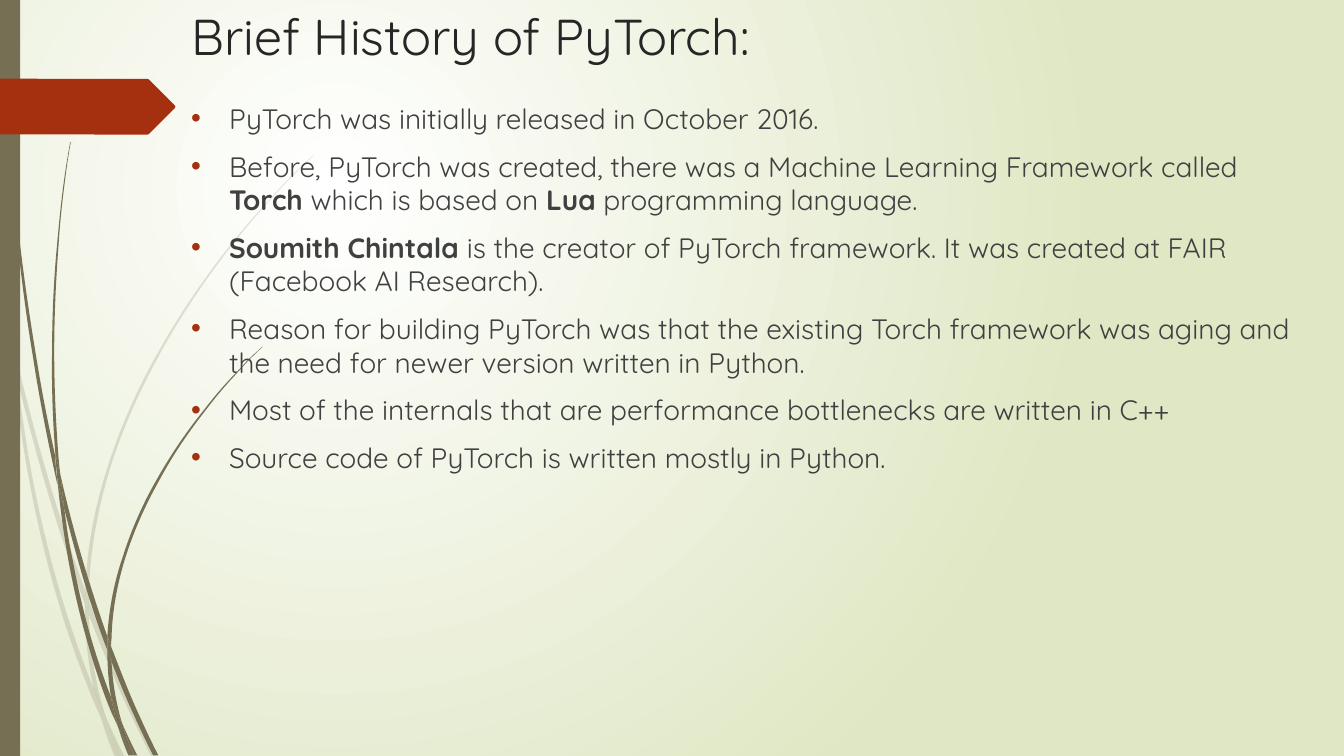
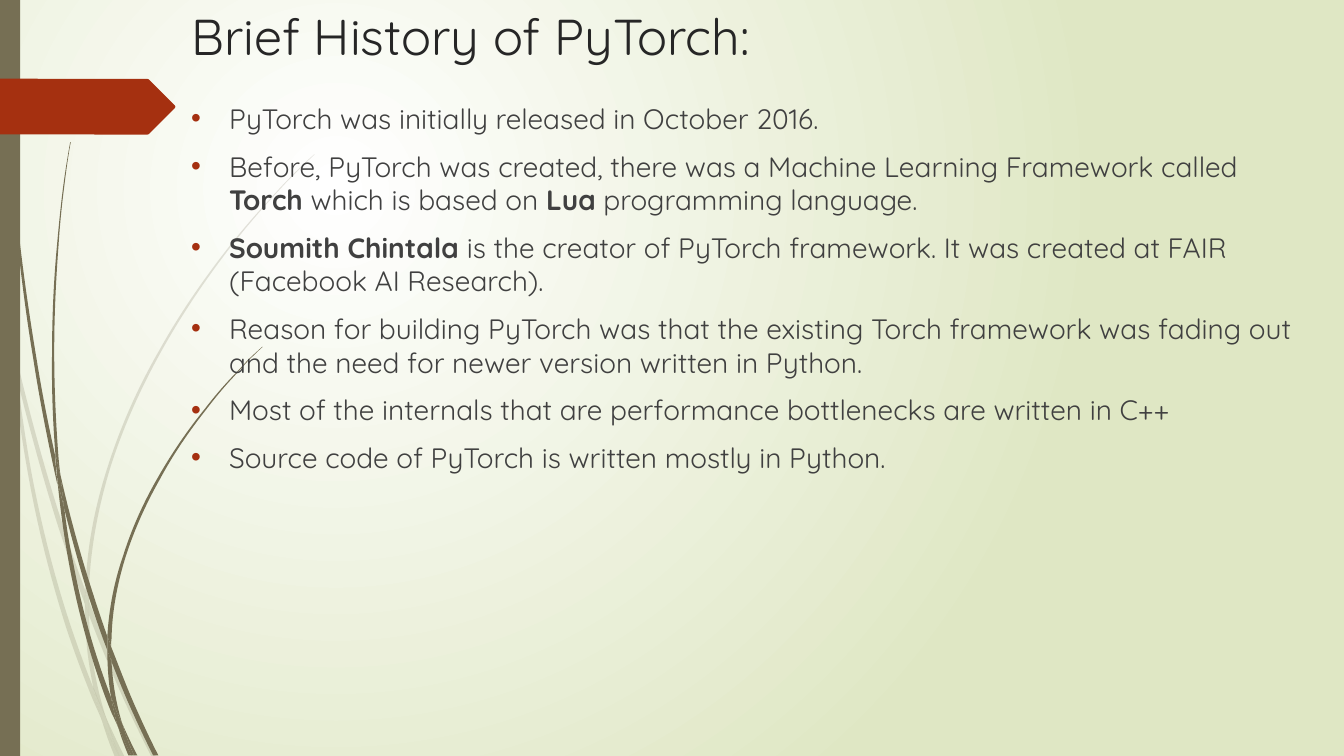
Before and after one commit to DivJAth/OOADPytorch, a slide deck: slide 3 of Grad_Presentation.pptx. Drawn at 1344x756 pixels with LibreOffice and Linux fonts; fonts in the diff are those of the drawing. Boxes give left, top, right and bottom in pixels: in the first picture for what was removed or moved away, otherwise in the second. Text is boxed around its words. In the diff, an @@ line names an element or a change of style, - is before the commit and + after.

```diff
--- a/Grad_Presentation.pptx
+++ b/Grad_Presentation.pptx
@@ text at (229,318,1291,381): text changed @@
-• Reason for building PyTorch was that the existing Torch framework was aging and the need for newer version written in Python.
+• Reason for building PyTorch was that the existing Torch framework was fading out and the need for newer version written in Python.
```
Also in this commit, not shown: 11 other slides changed, 2 slides added, 3 slides removed.
